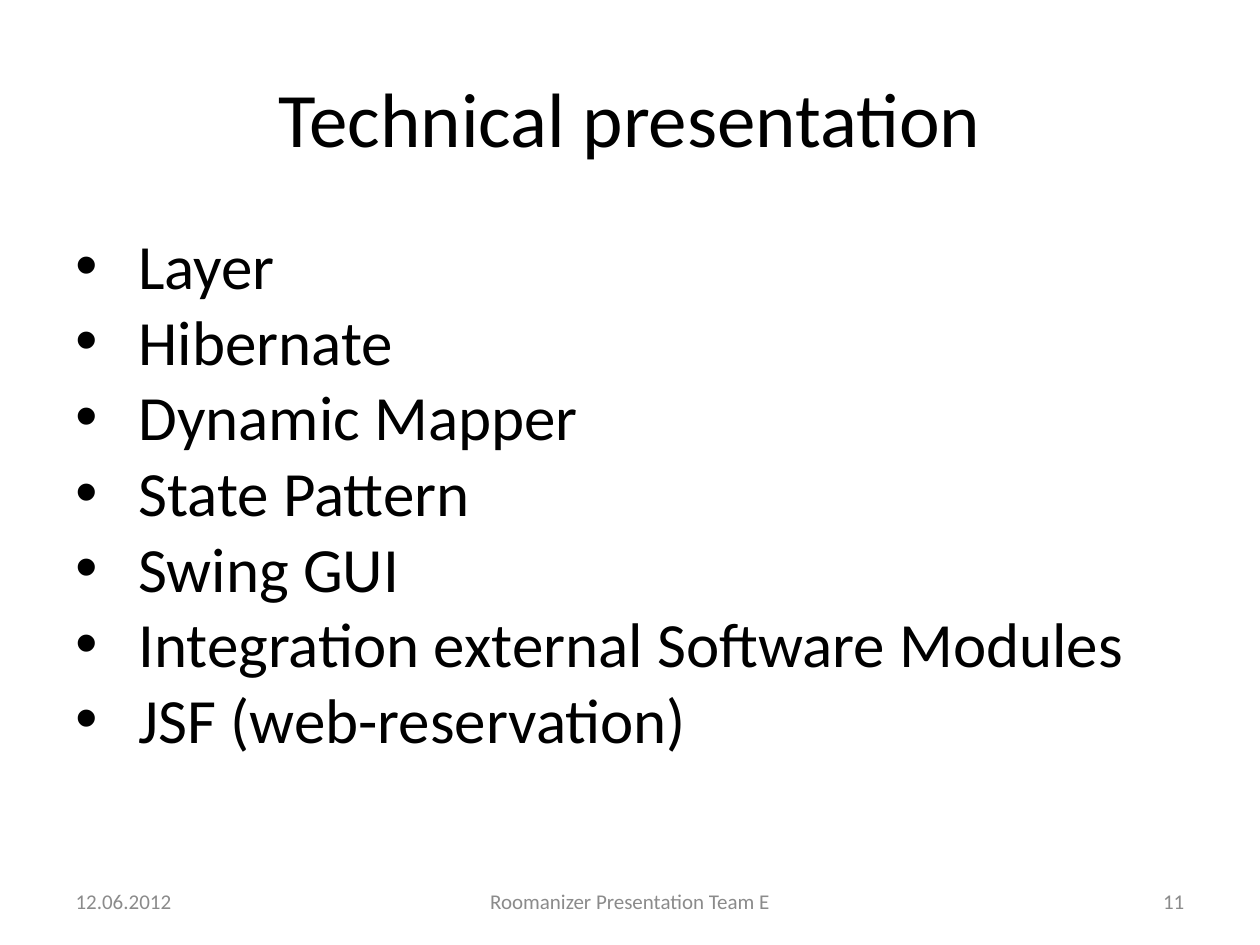
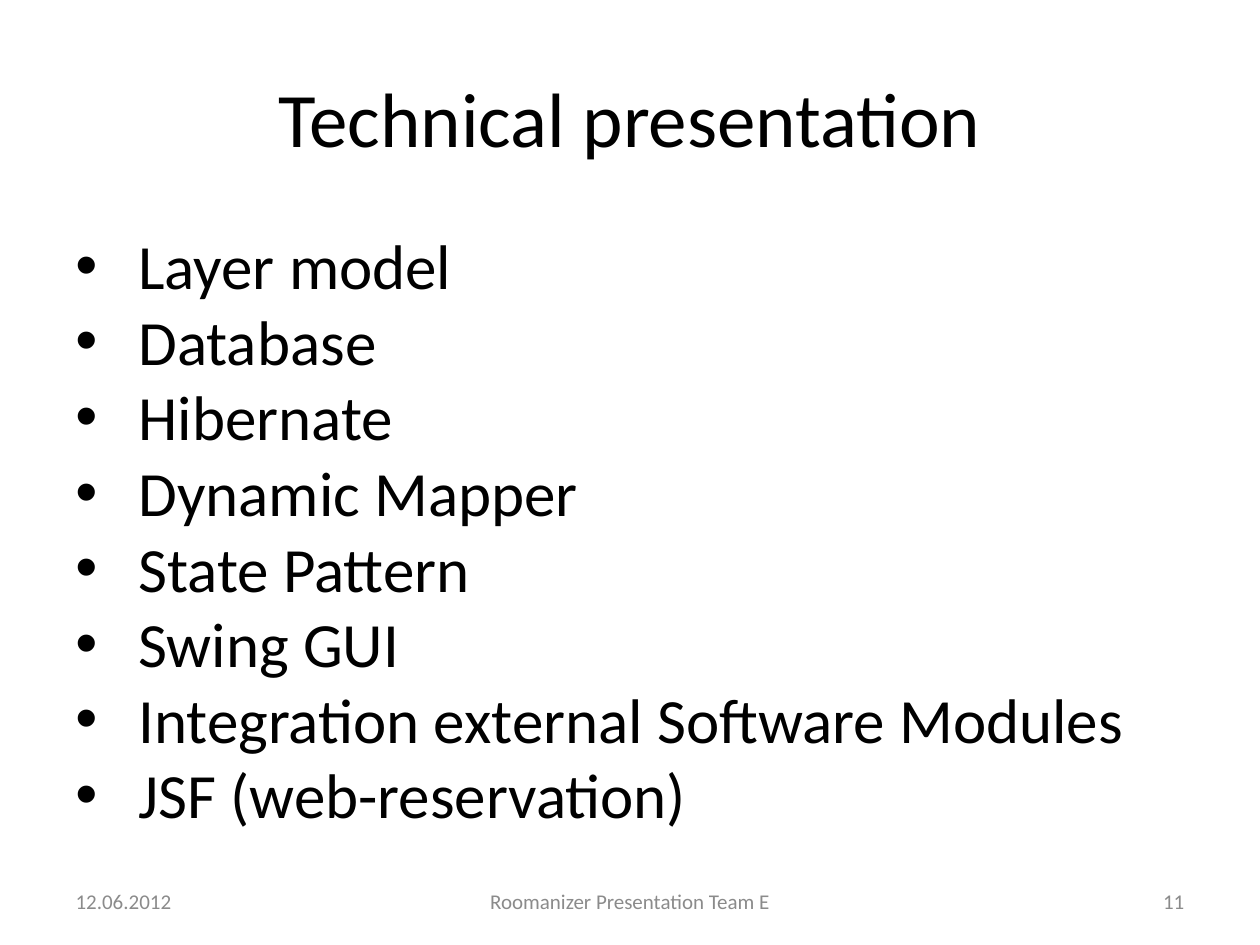
Before and after one commit to markusmo/HotelSoftware, a slide deck: slide 11 of Documentation/Praesentation/PresentationRoomanizer.pptx. Drawn at 1260x945 pixels with LibreOffice and Linux fonts; fonts in the diff are those of the drawing. Boxes give left, top, right and bottom in pixels: in the first picture for what was removed or moved away, otherwise in the second. Text is boxed around its words. In the diff, an @@ line names an element or a change of style, - is before the commit and + after.

```diff
--- a/Documentation/Praesentation/PresentationRoomanizer.pptx
+++ b/Documentation/Praesentation/PresentationRoomanizer.pptx
@@ text at (138,245,451,366): text changed @@
-• Layer
+• Layer model
+• Database
```
Also in this commit, not shown: 8 other slides changed.
